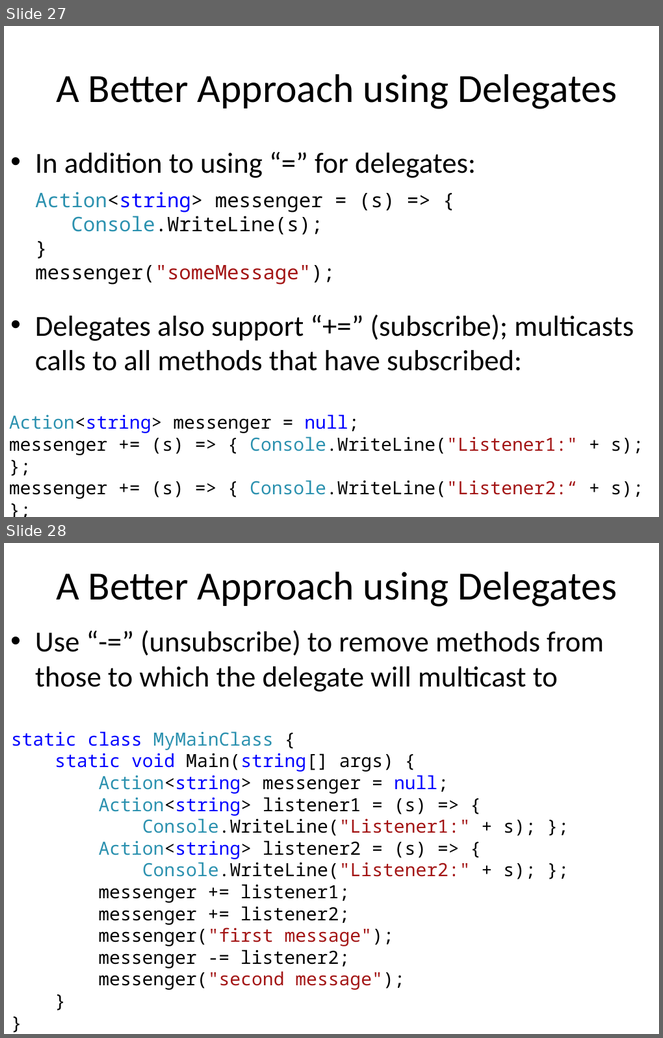
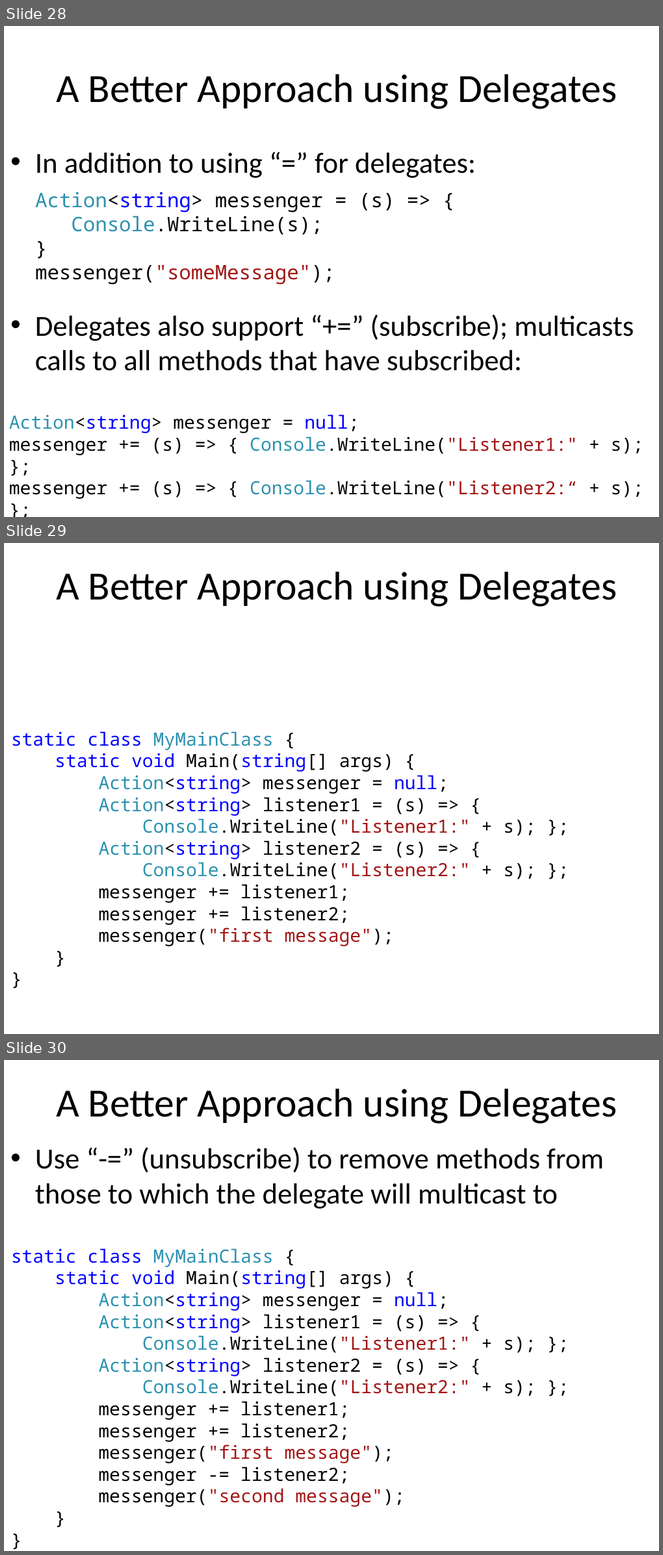
Before and after one commit to iap-csharp/iap-csharp.github.com, a slide deck: IAP-CSharp-Lecture-4.pptx. Shown one above the other, each under a label of ours: slides 27 and 28 before the commit, slides 28, 29 and 30 after it. The pictures are 663x1038 and 663x1555 pixels, drawn with LibreOffice and Linux fonts; fonts in the diff are those of the drawing. Boxes give left, top, right and bottom in pixels: in the first picture for what was removed or moved away, otherwise in the second. Text is boxed around its words. In the diff, an @@ line names an element or a change of style, - is before the commit and + after.

```diff
--- a/IAP-CSharp-Lecture-4.pptx
+++ b/IAP-CSharp-Lecture-4.pptx
@@ slide 29 added at [4, 543, 659, 1034], background #FFFFFF @@
@@ title added at [56, 572, 617, 607], 44 pt, text #000000 @@
+A Better Approach using Delegates
@@ text added at [11, 731, 536, 947], 20 pt, text #000000 @@
+static class MyMainClass {
+static void Main(string[] args) {
+Action<string> messenger = null;
+Action<string> listener1 = (s) => {
+Console.WriteLine("Listener1:" + s); };
+Action<string> listener2 = (s) => {
+Console.WriteLine("Listener2:" + s); };
+messenger += listener1;
+messenger += listener2;
+messenger("first message");
+}
+}
@@ what was slide 27 is now slide 28 @@
@@ what was slide 28 is now slide 30 @@
```
Also in this commit, not shown: 4 slides changed, 1 other slide added, 1 other file.
